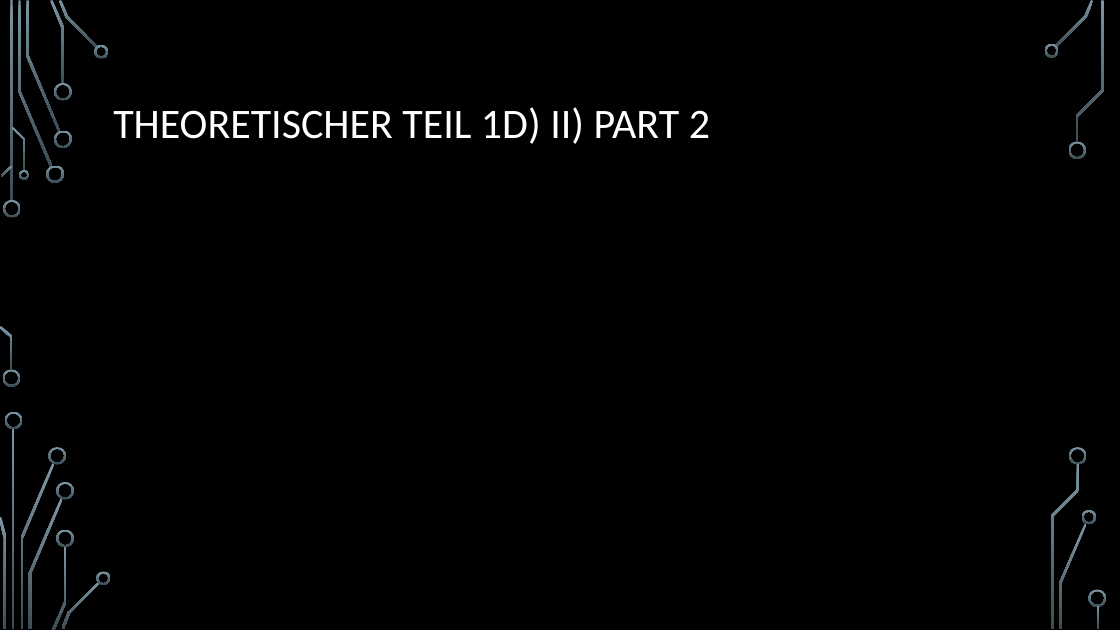
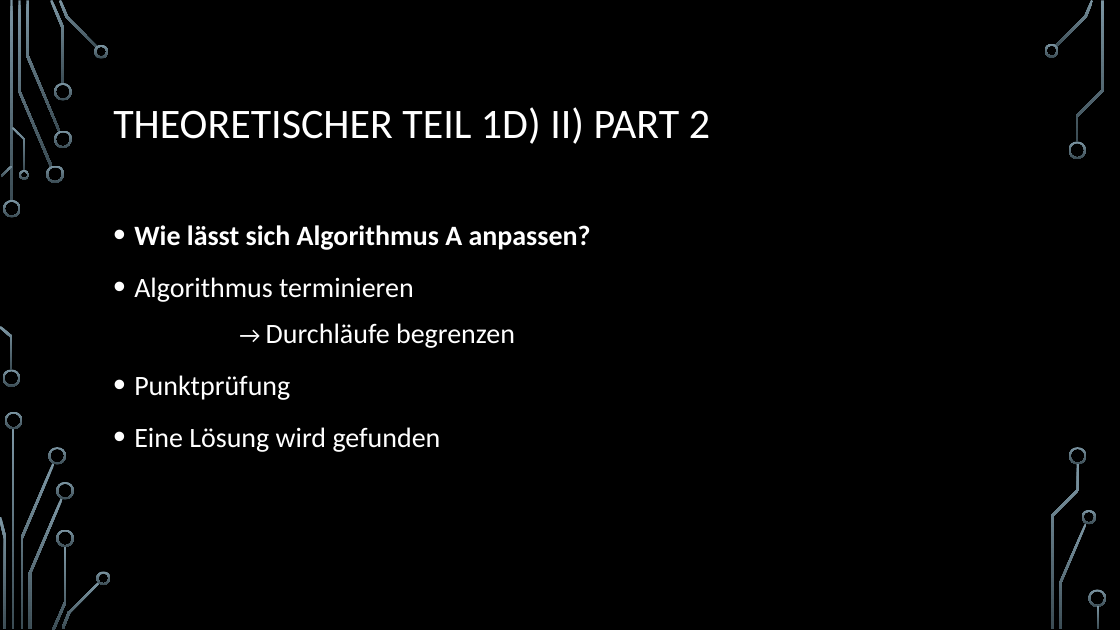
Before and after one commit to Fixeres/HybrideSysteme, a slide deck: slide 12 of src/resources/Hybride systeme_Jörn_seine_Teile.pptx. Drawn at 1120x630 pixels with LibreOffice and Linux fonts; fonts in the diff are those of the drawing; background and template pictures are left out. Boxes give left, top, right and bottom in pixels: in the first picture for what was removed or moved away, otherwise in the second. Text is boxed around its words. In the diff, an @@ line names an element or a change of style, - is before the commit and + after.

```diff
--- a/src/resources/Hybride systeme_Jörn_seine_Teile.pptx
+++ b/src/resources/Hybride systeme_Jörn_seine_Teile.pptx
@@ text added at <box>134,225,591,452</box>, 24 pt, text #FFFFFF @@
+• Wie lässt sich Algorithmus A anpassen?
+• Algorithmus terminieren
+  → Durchläufe begrenzen
+• Punktprüfung
+• Eine Lösung wird gefunden
```
Also in this commit, not shown: 9 other slides changed, 2 slides added, 1 slide removed.
